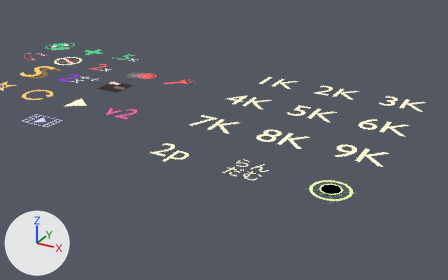
Before and after pictures for a commit that changed the Blender file rendermarker.mods.blend.
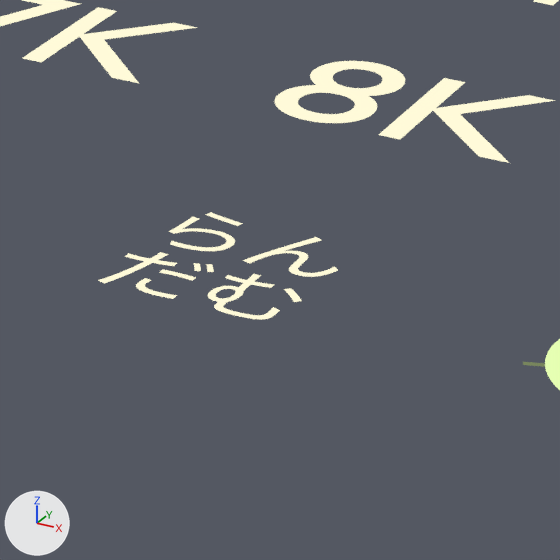
There are two pictures of each version: one whole from a camera (50 mm lens) standing at (16.62, -17.29, 6.26) and looking at (10.4, -5.97, 0.6), one close up on the part from 45% to 70% of the width and 42% to 81% of the height. Every picture has the same lights, and +X, +Y and +Z are marked at lower left. Text is drawn in Blender's own font.

Objects in the first close-up: 'Text.014', 'text-mod-7k', 'text-mod-8k'.
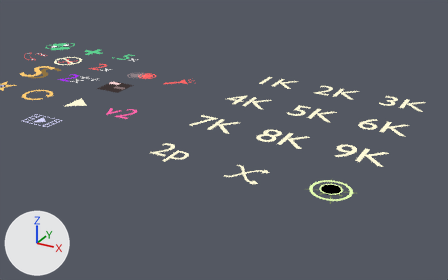
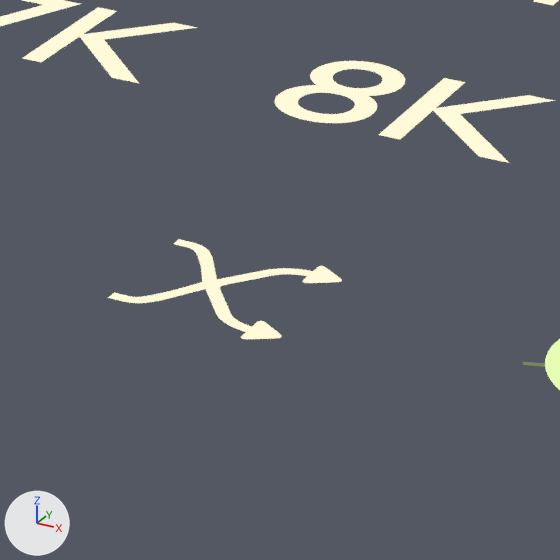
Changed parts and their boxes [x1, y1, x2, y2] in the close-ups (560 x 560 px):
'Text.014', deleted: before [98, 212, 338, 320]
'Z Function', added: after [108, 239, 342, 339]

The change, as a list of edits to the scene's bpy script:
```text
Add me_z_function:
    me_z_function.from_pydata(...)  # 128 vertices, 3 faces; spans x -1.03..0.92, y 0.76, z -0.94..0.94
    me_z_function.materials.append(mat_mod_gold)  # white #fffad9
Remove ob_text_014:
    ob_text_014 = bpy.data.objects.new('Text.014', txt_text_005)
    ob_text_014.location = (11.0, -6.0, 0.0)
Add ob_z_function:
    ob_z_function = bpy.data.objects.new('Z Function', me_z_function)
    ob_z_function.location = (11.028, -6.0, -0.429)
    ob_z_function.rotation_euler = (1.571, 0.0, 0.0)  # degrees (90, 0, 0)
    ob_z_function.scale = (0.429, 0.429, 0.429)
```
